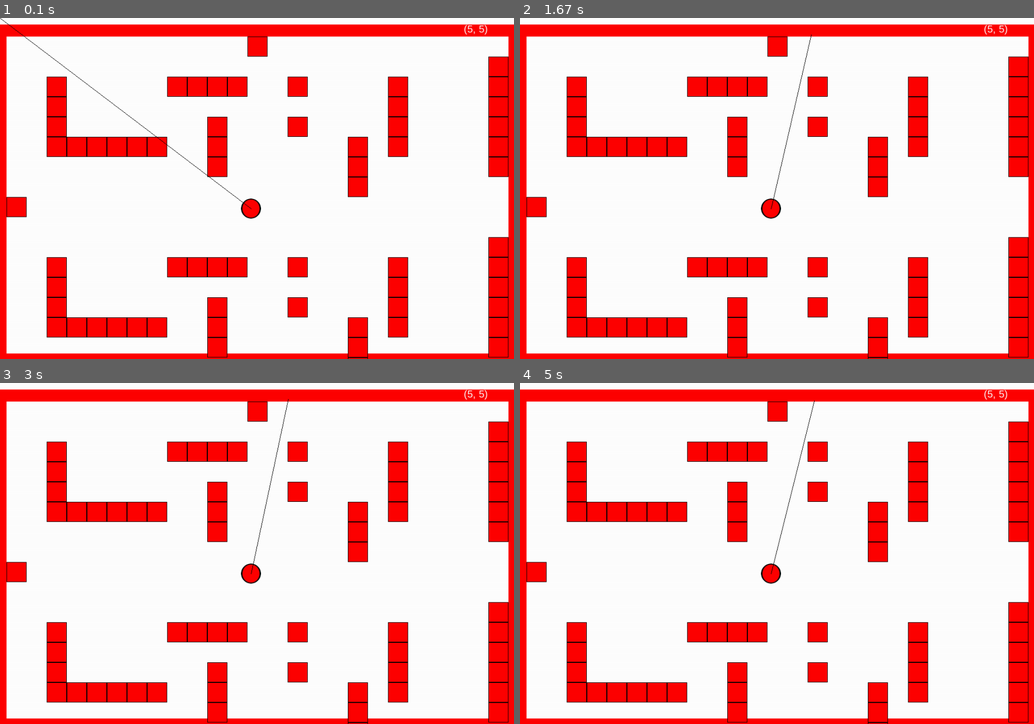
Above: before the commit, frames 1-4 (two rows, left to right).
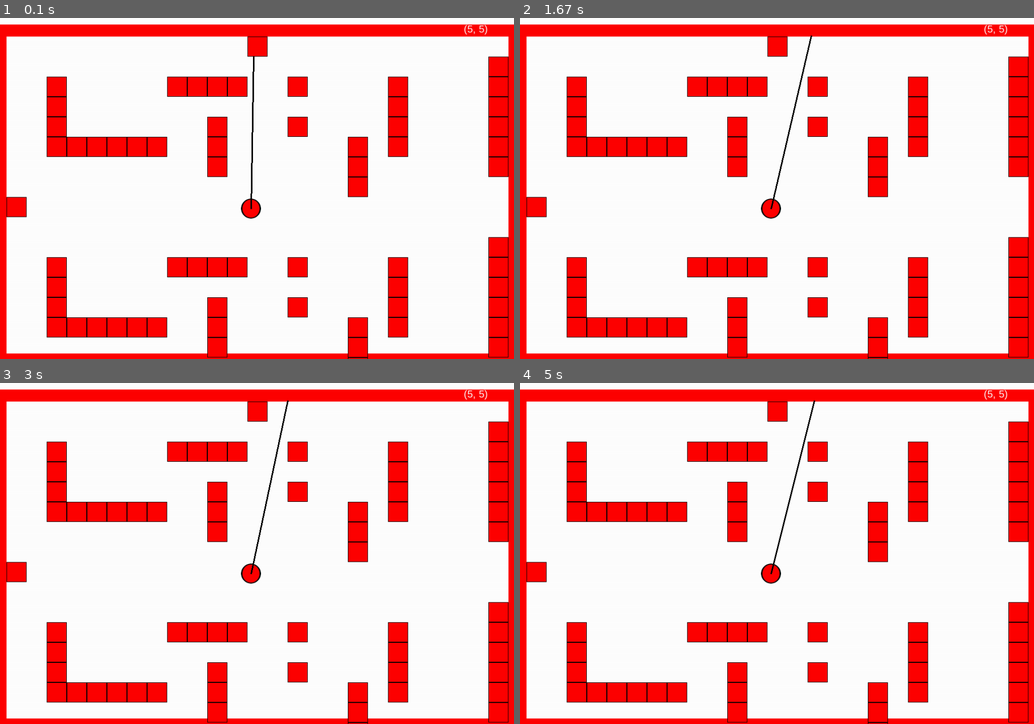
Above: after the commit, the same moments.

Repository: jonalfarlinga/lazars
Game: pygame game, started from lazars_main.py
The game is run twice, just before and just after one commit, with the same random seed, the same clock (stepped at 60 frames per second) and the same inputs.
Inputs:
- Up to frame 1 (0.1 s): no input
- Up to frame 2 (1.67 s): hold Right 0.33-0.8 s; hold Right 0.83-1.3 s; hold Left from 1.33 s (still down)
- Up to frame 3 (3 s): release Left at 1.87 s; hold Left 1.9-2.3 s; hold Right 2.33-2.97 s
- Up to frame 4 (5 s): hold Left 3-3.47 s; hold Right 3.5-3.97 s; hold Right 4-4.47 s; hold Left from 4.5 s (still down)

The runs differ from the first frame. In frame 1, 0.3% of the frame differs, in the area x 0-50%, y 0-57%; in frame 2, 0.2%; in frame 3, 0.2%; in frame 4, 0.2%.

Commit message:
line goes all the way arround

Diff:
--- a/lazars_main.py
+++ b/lazars_main.py
@@ -68,7 +68,8 @@
                 screen,
                 BLACK,
                 segment[0],
-                segment[1]
+                segment[1],
+                width=3,
             )
 
 
--- a/vector_math.py
+++ b/vector_math.py
@@ -23,13 +23,13 @@
 def linear_eq(source, x2, unit_vector):
     x1, y1 = source
     uvx, uvy = unit_vector
-    return y1 + ((x2 - x1 / uvx) * uvy)
+    return y1 + ((x2 - x1) / uvx * uvy)
 
 
 def linear_eq_inv(source, y2, unit_vector):
     x1, y1 = source
     uvx, uvy = unit_vector
-    return x1 + ((y2 - y1 / uvy) * uvx)
+    return x1 + ((y2 - y1) / uvy * uvx)
 
 
 def round(num):
@@ -44,12 +44,11 @@
     line_segments = []
     while source:
         bounce = None
-        x1, y1 = source
-        uvx, uvy = deg_to_vector(deg)
-        if uvx > 0:
-            for x2 in range(x1+1, SCREEN_WIDTH):
+        uv = deg_to_vector(deg)
+        if deg > 315 or deg < 45:
+            for x2 in range(source[0]+1, SCREEN_WIDTH):
                 y2 = round(
-                    y1 + ((x2 - x1) / uvx * uvy)
+                    linear_eq(source, x2, uv)
                 )
                 for rect in rects:
                     if rect.collidepoint((x2, y2)):
@@ -57,6 +56,41 @@
                         break
                 if bounce:
                     break
+        elif 135 < deg < 225:
+            for x2 in reversed(range(0, source[0]-1)):
+                y2 = round(
+                    linear_eq(source, x2, uv)
+                )
+                for rect in rects:
+                    if rect.collidepoint((x2, y2)):
+                        bounce = ((x2, y2))
+                        break
+                if bounce:
+                    break
+        elif 45 <= deg <= 135:
+            for y2 in range(source[1]+1, SCREEN_HEIGHT):
+                x2 = round(
+                    linear_eq_inv(source, y2, uv)
+                )
+                for rect in rects:
+                    if rect.collidepoint((x2, y2)):
+                        bounce = ((x2, y2))
+                        break
+                if bounce:
+                    break
+        elif 225 <= deg <= 315:
+            for y2 in reversed(range(0, source[1]-1)):
+                x2 = round(
+                    linear_eq_inv(source, y2, uv)
+                )
+                for rect in rects:
+                    if rect.collidepoint((x2, y2)):
+                        bounce = ((x2, y2))
+                        break
+                if bounce:
+                    break
+
+
         line_segments.append((source, bounce))
         if bounce:
             source = bounce
